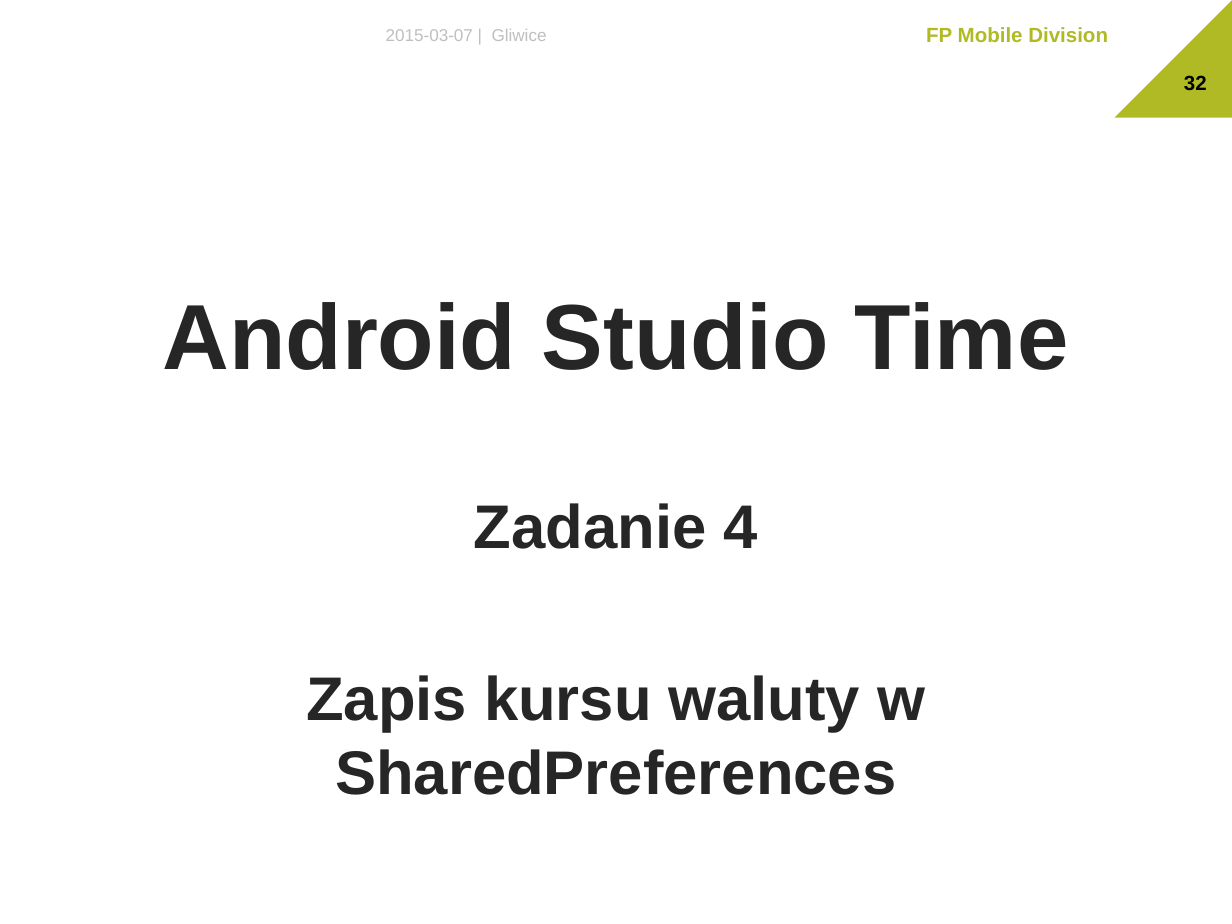
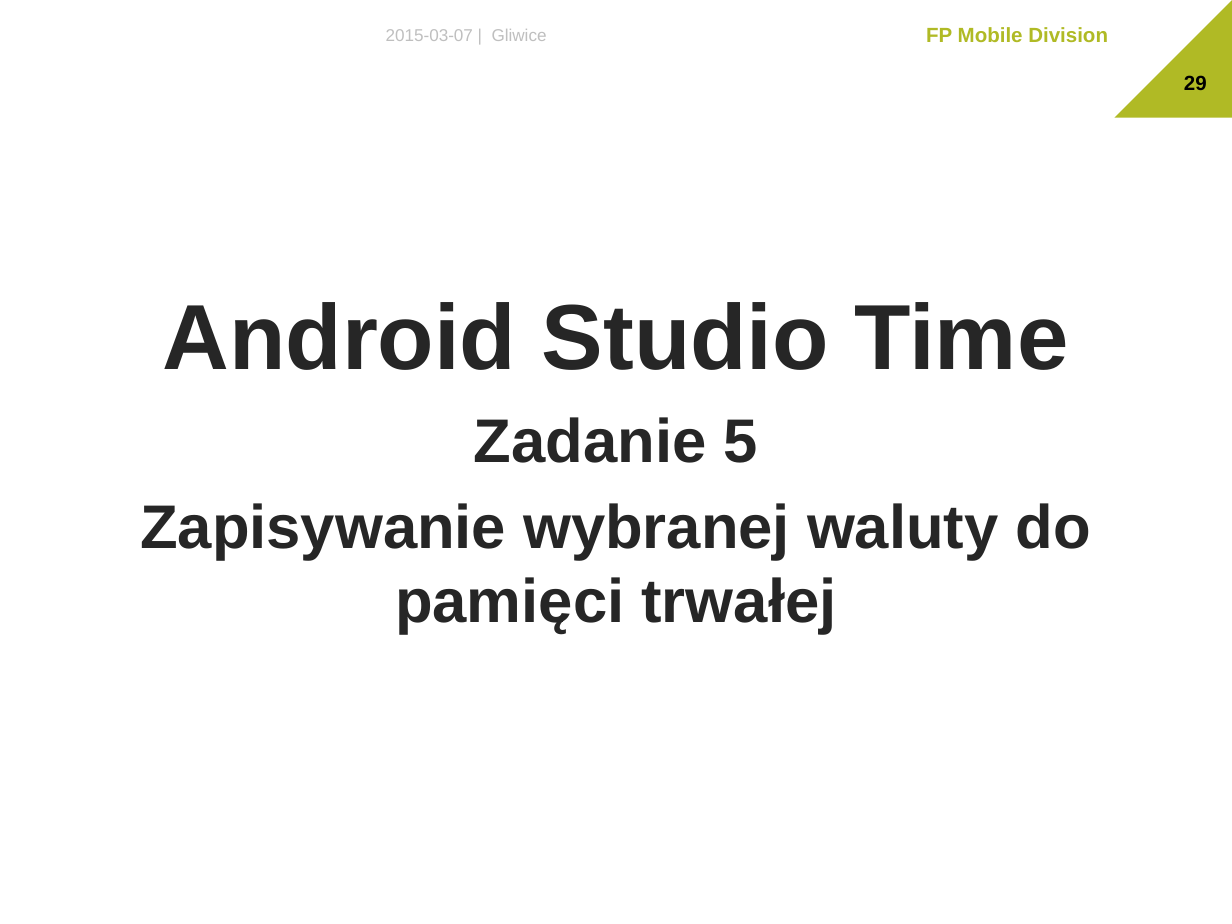
Before and after one commit to The-Lizard-Project/android-basics, a slide deck: slide 29 of Dokumenty/Presentation.pptx (slide 32 before the commit). Drawn at 1232x924 pixels with LibreOffice and Linux fonts; fonts in the diff are those of the drawing; background and template pictures are left out. Boxes give left, top, right and bottom in pixels: in the first picture for what was removed or moved away, otherwise in the second. Text is boxed around its words. In the diff, an @@ line names an element or a change of style, - is before the commit and + after.

```diff
--- a/Dokumenty/Presentation.pptx
+++ b/Dokumenty/Presentation.pptx
@@ page number at box(1184, 75, 1207, 90): text changed @@
-32
+29
@@ text at box(140, 417, 1091, 633): text changed @@
-Zadanie 4
-Zapis kursu waluty w SharedPreferences
+Zadanie 5
+Zapisywanie wybranej waluty do pamięci trwałej
```
Also in this commit, not shown: 18 other slides changed, 6 slides added, 2 slides removed.
